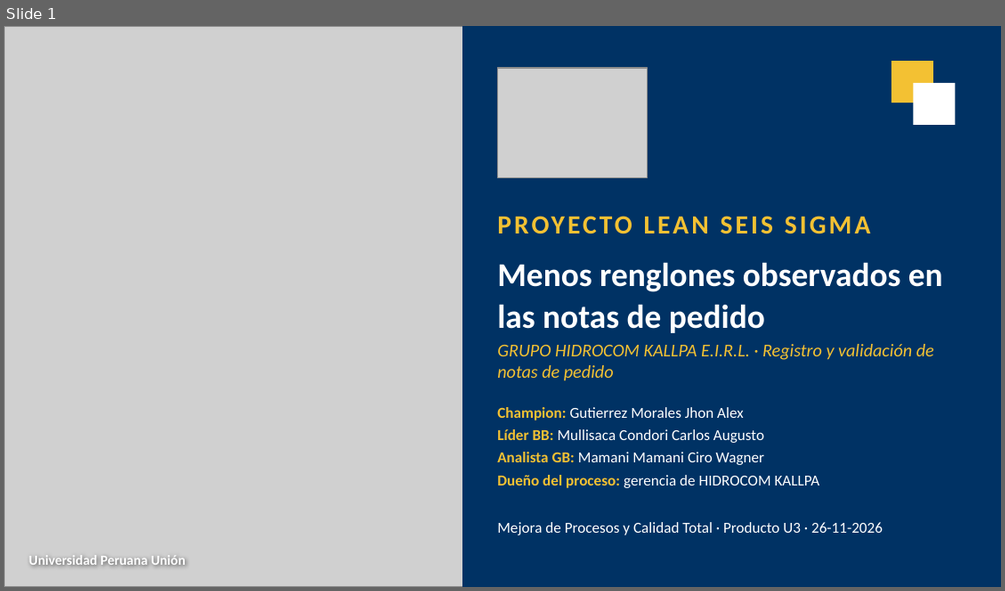
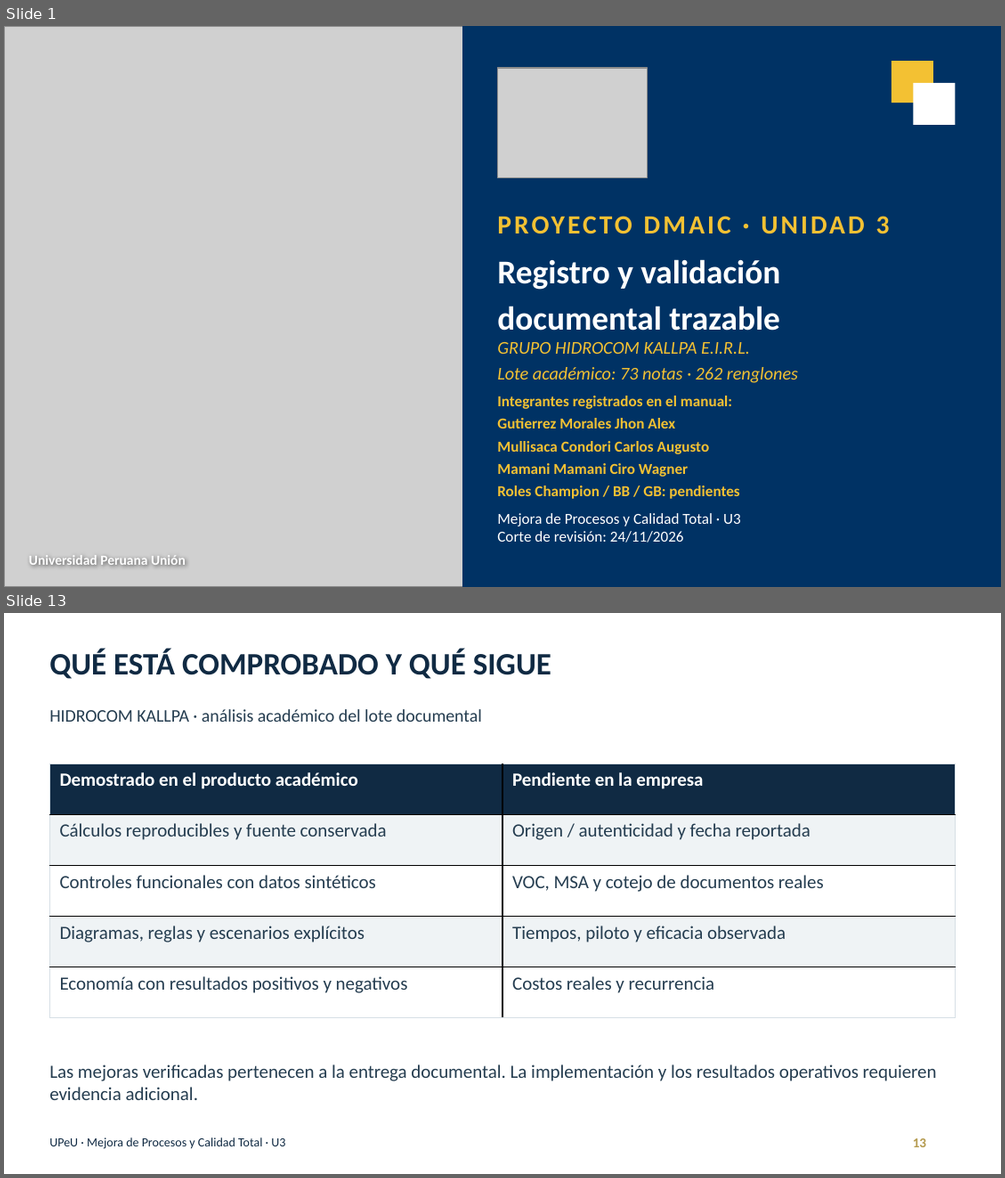
Before and after one commit to Nunclear/hidrocom-mejora-procesos-u3, a slide deck: 04_Producto_Final/U3_Presentacion_HIDROCOM.pptx. Shown one above the other, each under a label of ours: slide 1 before the commit, slides 1 and 13 after it; the slides between them are not shown. The pictures are 1005x591 and 1005x1178 pixels, drawn with LibreOffice and Linux fonts; fonts in the diff are those of the drawing; grey boxes stand for pictures. Boxes give left, top, right and bottom in pixels: in the first picture for what was removed or moved away, otherwise in the second. Text is boxed around its words. In the diff, an @@ line names an element or a change of style, - is before the commit and + after.

Commit message:
Integrar tres paquetes U3 completos, dashboard y validación reproducible

```diff
--- a/04_Producto_Final/U3_Presentacion_HIDROCOM.pptx
+++ b/04_Producto_Final/U3_Presentacion_HIDROCOM.pptx
@@ slide 13 added at bbox=[4, 613, 1001, 1174], background #FFFFFF @@
@@ text added at bbox=[49, 649, 551, 679], 22.5 pt, text #102A43, bold @@
+QUÉ ESTÁ COMPROBADO Y QUÉ SIGUE
@@ text added at bbox=[49, 709, 482, 722], 12.8 pt, text #253D50 @@
+HIDROCOM KALLPA · análisis académico del lote documental
@@ table added at bbox=[50, 763, 955, 1018], 5 rows, 2 columns @@
+Demostrado en el producto académico | Pendiente en la empresa
+Cálculos reproducibles y fuente conservada | Origen / autenticidad y fecha reportada
+Controles funcionales con datos sintéticos | VOC, MSA y cotejo de documentos reales
+Diagramas, reglas y escenarios explícitos | Tiempos, piloto y eficacia observada
+Economía con resultados positivos y negativos | Costos reales y recurrencia
@@ text added at bbox=[49, 1064, 937, 1100], 13.5 pt, text #253D50 @@
+Las mejoras verificadas pertenecen a la entrega documental. La implementación y los resultados operativos requieren evidencia adicional.
@@ text added at bbox=[49, 1137, 285, 1149], 9 pt, text #102A43 @@
+UPeU · Mejora de Procesos y Calidad Total · U3
@@ text added at bbox=[913, 1138, 926, 1147], 9.8 pt, text #B49A4E, bold @@
+13
@@ slide 1 changed as well @@
@@ text at bbox=[876, 216, 890, 234]: text changed @@
-PROYECTO LEAN SEIS SIGMA
+PROYECTO DMAIC · UNIDAD 3
@@ text at bbox=[497, 259, 780, 330]: text changed @@
-Menos renglones observados en las notas de pedido
+Registro y validación
+documental trazable
@@ text at bbox=[497, 342, 798, 383]: text changed @@
-GRUPO HIDROCOM KALLPA E.I.R.L. · Registro y validación de notas de pedido
+GRUPO HIDROCOM KALLPA E.I.R.L.
+Lote académico: 73 notas · 262 renglones
@@ text at bbox=[497, 395, 739, 499]: text changed; text colour #FFFFFF to #F3C133; bold on @@
-Champion: Gutierrez Morales Jhon Alex
-Líder BB: Mullisaca Condori Carlos Augusto
-Analista GB: Mamani Mamani Ciro Wagner
-Dueño del proceso: gerencia de HIDROCOM KALLPA
+Integrantes registrados en el manual:
+Gutierrez Morales Jhon Alex
+Mullisaca Condori Carlos Augusto
+Mamani Mamani Ciro Wagner
+Roles Champion / BB / GB: pendientes
@@ text at bbox=[497, 513, 741, 542]: text changed @@
-Mejora de Procesos y Calidad Total · Producto U3 · 26-11-2026
+Mejora de Procesos y Calidad Total · U3
+Corte de revisión: 24/11/2026
```
Also in this commit, not shown: 11 other slides added, 12 slides removed, 46 other files.
